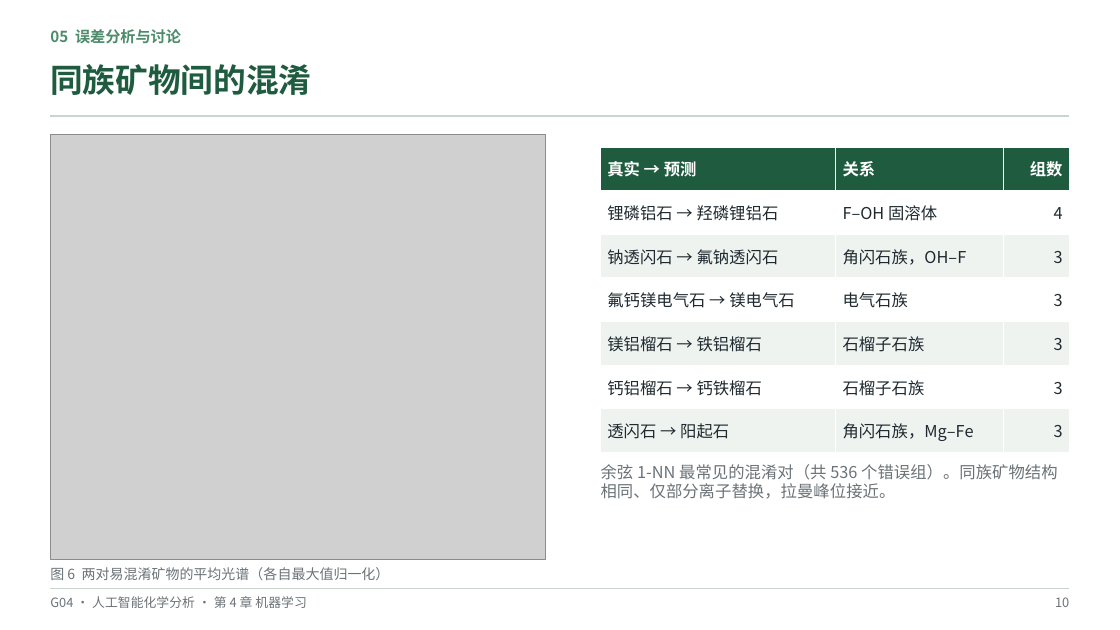
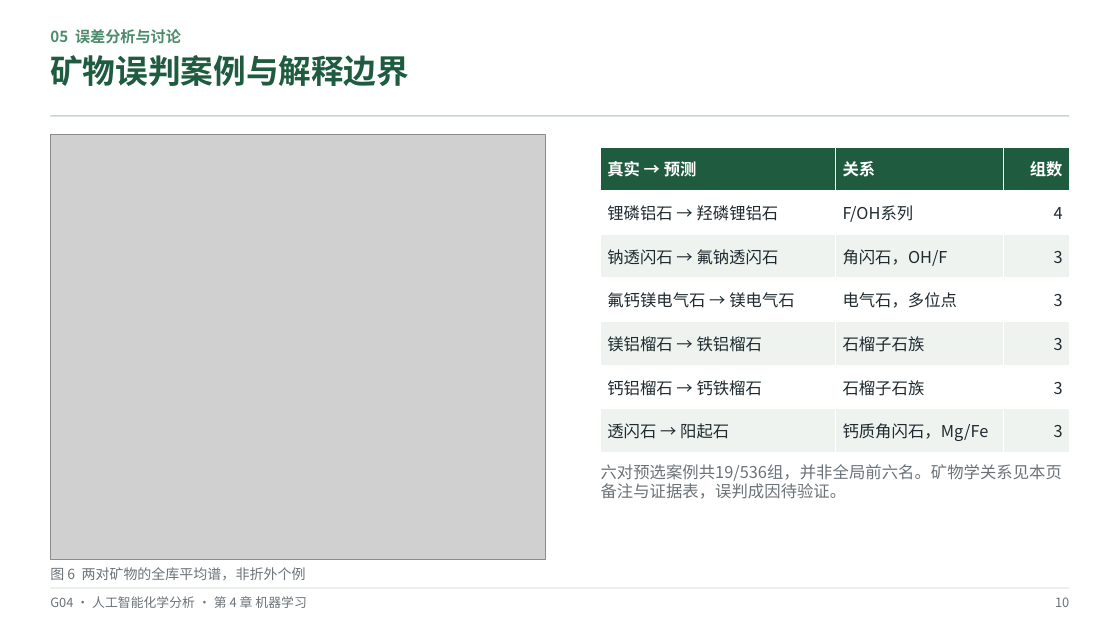
Before and after one commit to hachimi-rabbit/intelligent-analytical-chemistry, a slide deck: slide 10 of resources/annual/2026-2027/student-reports/ch04/G04-Raman-Full-Report-new.pptx. Drawn at 1120x630 pixels with LibreOffice and Linux fonts; fonts in the diff are those of the drawing; grey boxes stand for pictures. Boxes give left, top, right and bottom in pixels: in the first picture for what was removed or moved away, otherwise in the second. Text is boxed around its words. In the diff, an @@ line names an element or a change of style, - is before the commit and + after.

Commit message:
ch04: 核对引文与误判证据，完善三人协作记录
补充六对矿物关系来源、三例折外误判追溯和33项书目。
在最新14页汇报中修正等效性、增样因果及误判范围表述。
保留PCA复现差异，记录已执行维护核查与待完成成员分工。

```diff
--- a/resources/annual/2026-2027/student-reports/ch04/G04-Raman-Full-Report-new.pptx
+++ b/resources/annual/2026-2027/student-reports/ch04/G04-Raman-Full-Report-new.pptx
@@ text at box(50, 55, 409, 86): text changed @@
-同族矿物间的混淆
+矿物误判案例与解释边界
@@ table at box(601, 147, 1070, 453) @@
-row 2, column 2: F–OH 固溶体
+row 2, column 2: F/OH系列
-row 3, column 2: 角闪石族，OH–F
+row 3, column 2: 角闪石，OH/F
-row 4, column 2: 电气石族
+row 4, column 2: 电气石，多位点
-row 7, column 2: 角闪石族，Mg–Fe
+row 7, column 2: 钙质角闪石，Mg/Fe
@@ text at box(601, 464, 1062, 499): text changed @@
-余弦 1-NN 最常见的混淆对（共 536 个错误组）。同族矿物结构相同、仅部分离子替换，拉曼峰位接近。
+六对预选案例共19/536组，并非全局前六名。矿物学关系见本页备注与证据表，误判成因待验证。
@@ text at box(50, 567, 306, 580): text changed @@
-图 6 两对易混淆矿物的平均光谱（各自最大值归一化）
+图 6 两对矿物的全库平均谱，非折外个例
```
Also in this commit, not shown: 8 other slides changed, 18 other files.
